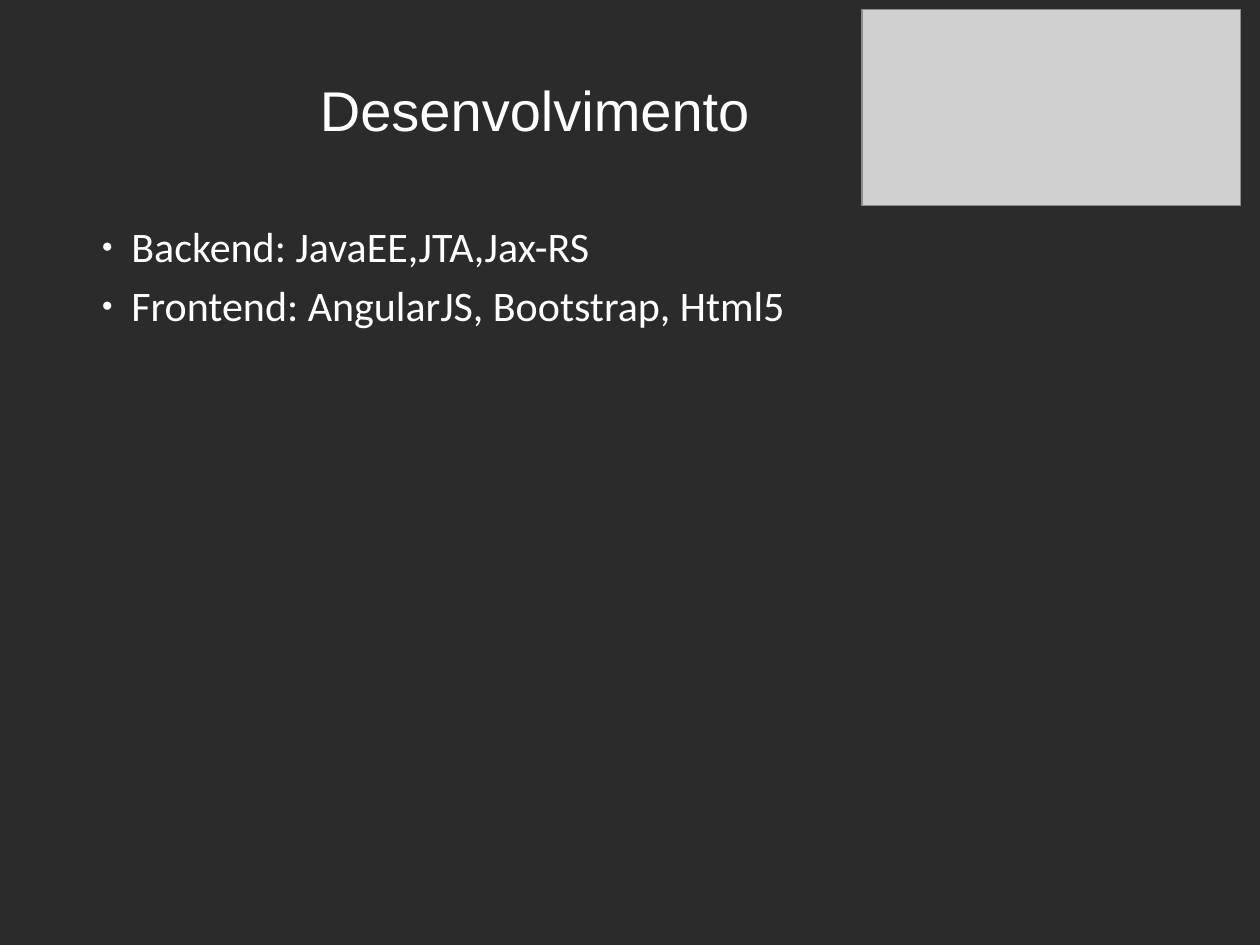
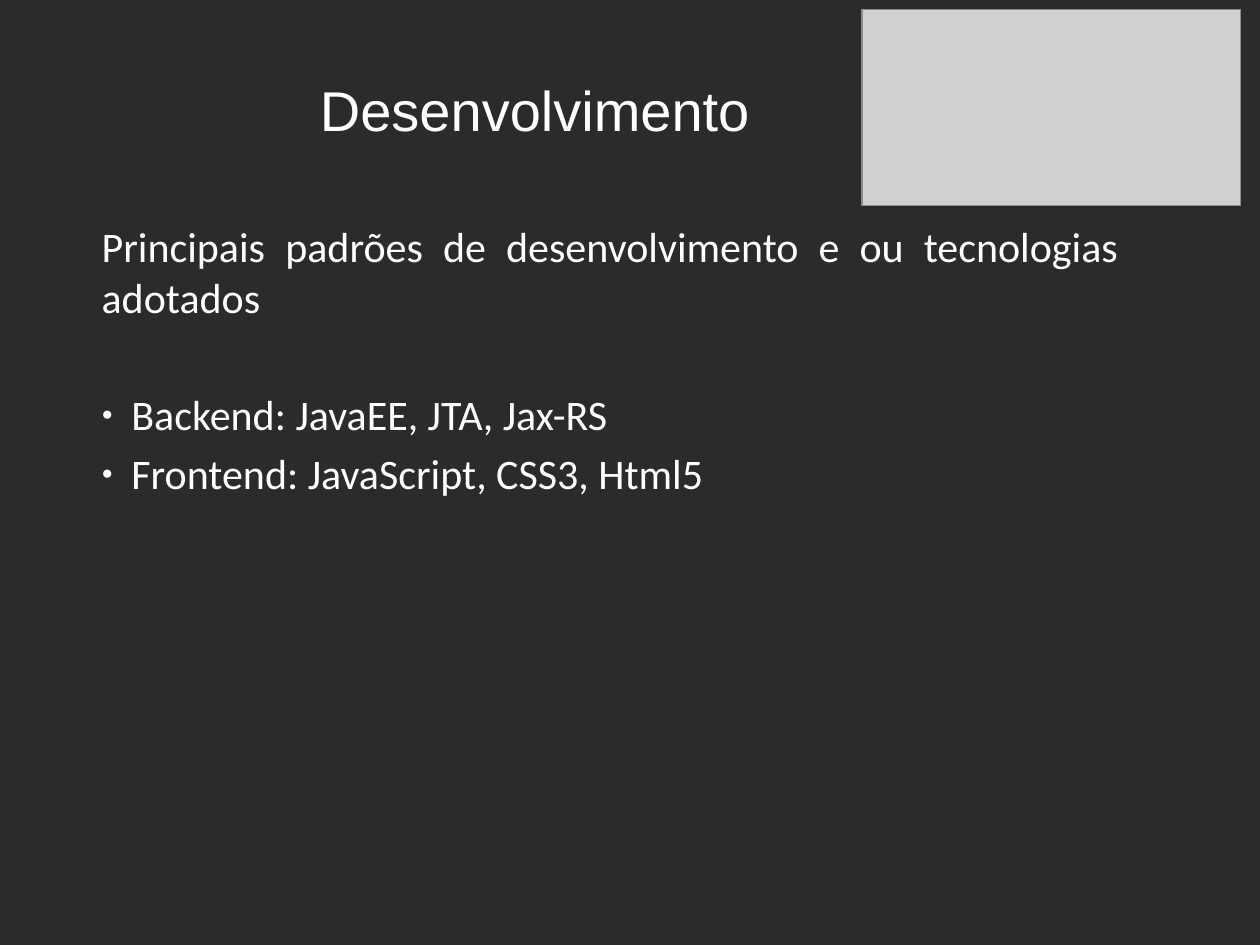
Before and after one commit to nosrednawall/Faculdade-Projeto-Integrador-5P, a slide deck: slide 2 of doc/Entregas_Desenvolvimento_de_APP/Recruta-Slide v1.3 - Anderson.pptx. Drawn at 1260x945 pixels with LibreOffice and Linux fonts; fonts in the diff are those of the drawing; grey boxes stand for pictures; background and template pictures are left out; a plain dark background stands for a picture behind light text. Boxes give left, top, right and bottom in pixels: in the first picture for what was removed or moved away, otherwise in the second. Text is boxed around its words. In the diff, an @@ line names an element or a change of style, - is before the commit and + after.

```diff
--- a/doc/Entregas_Desenvolvimento_de_APP/Recruta-Slide v1.3 - Anderson.pptx
+++ b/doc/Entregas_Desenvolvimento_de_APP/Recruta-Slide v1.3 - Anderson.pptx
@@ text at [102,233,1118,496]: text changed @@
-● Backend: JavaEE,JTA,Jax-RS
-● Frontend: AngularJS, Bootstrap, Html5
+Principais padrões de desenvolvimento e ou tecnologias adotados
+● Backend: JavaEE, JTA, Jax-RS
+● Frontend: JavaScript, CSS3, Html5
```
Also in this commit, not shown: 5 other files.
